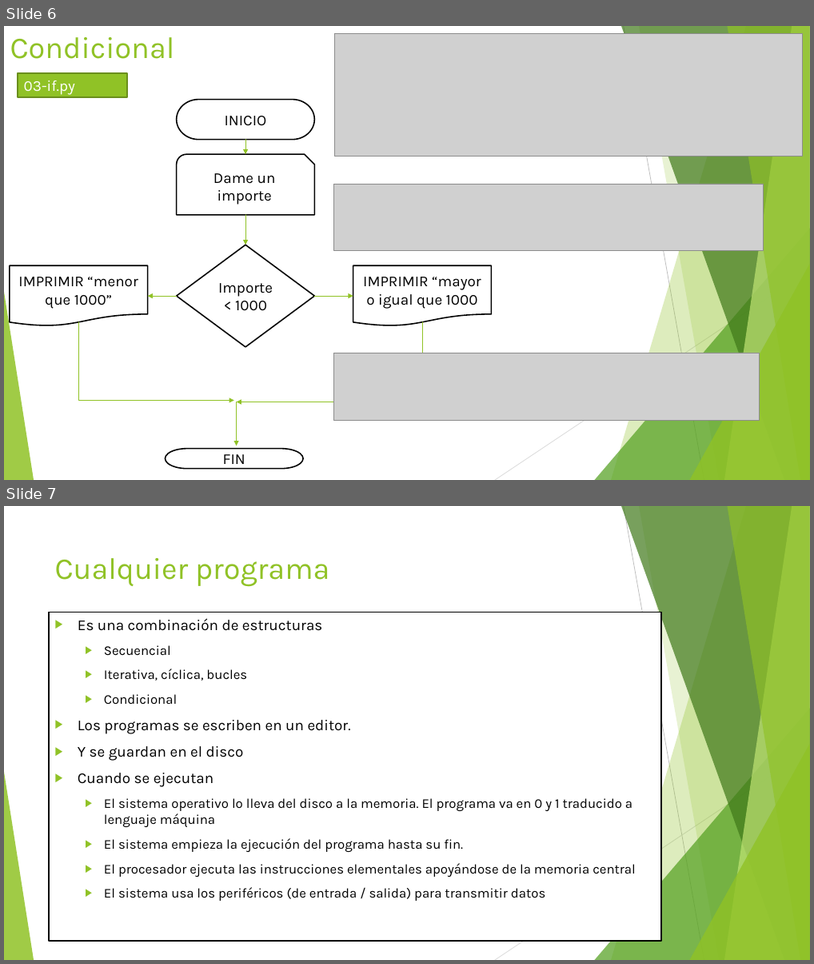
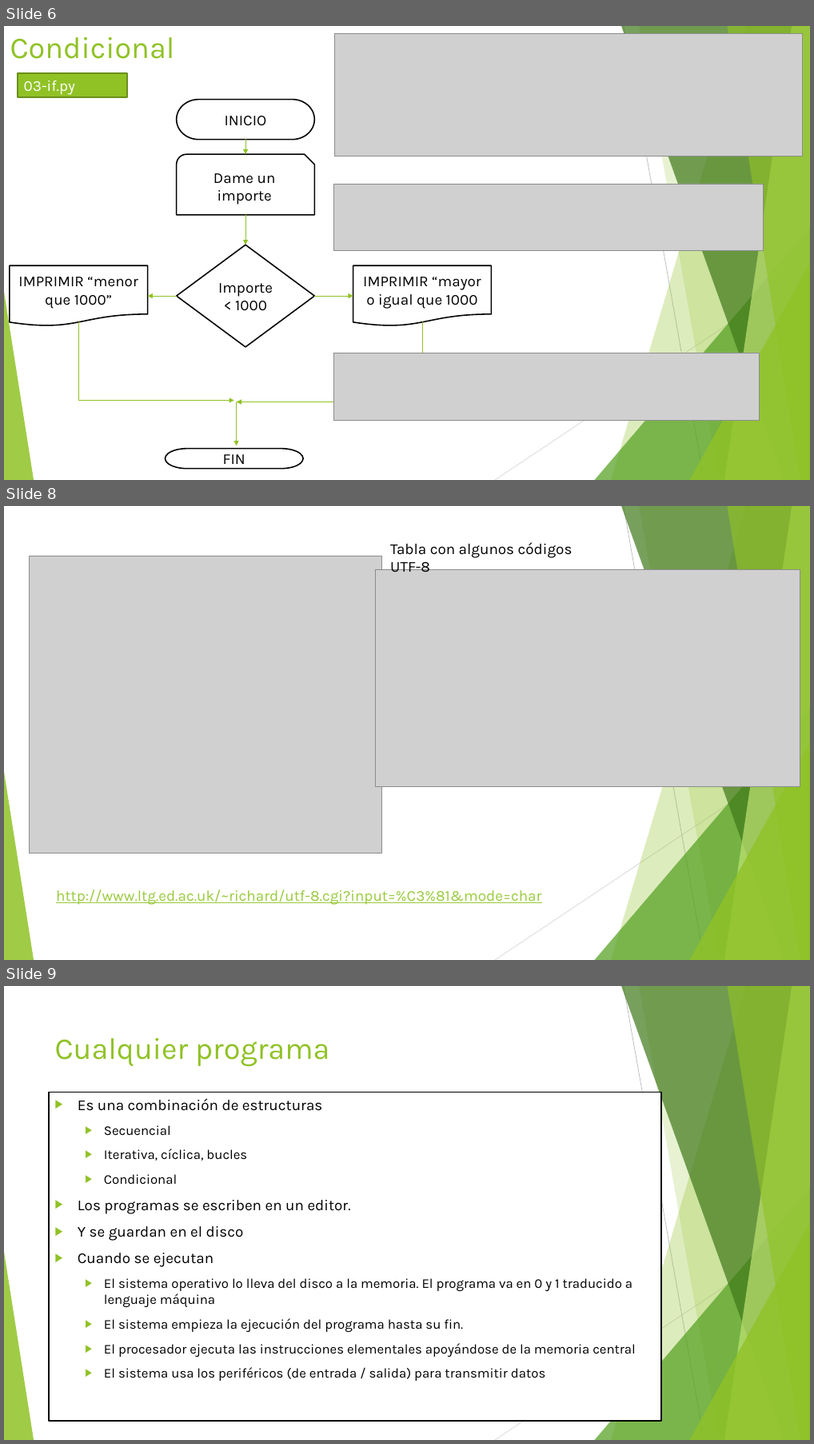
Before and after one commit to Jviejo/womentech, a slide deck: ppt/04 Cómo son los programas.pptx. Shown one above the other, each under a label of ours: slides 6 and 7 before the commit, slides 6, 8 and 9 after it; the slides between them are not shown. The pictures are 814x964 and 814x1444 pixels, drawn with LibreOffice and Linux fonts; fonts in the diff are those of the drawing; grey boxes stand for pictures. Boxes give left, top, right and bottom in pixels: in the first picture for what was removed or moved away, otherwise in the second. Text is boxed around its words. In the diff, an @@ line names an element or a change of style, - is before the commit and + after.

Commit message:
tablas de codigos

```diff
--- a/ppt/04 Cómo son los programas.pptx
+++ b/ppt/04 Cómo son los programas.pptx
@@ slide 8 added at (4, 506, 810, 960), background #FFFFFF; not listed: 10 template elements that a slide beside it also shows @@
@@ text added at (390, 542, 573, 572), 18 pt, text #000000 @@
+Tabla con algunos códigos UTF-8
@@ picture added at (30, 556, 382, 853) @@
@@ picture added at (375, 570, 801, 787) @@
@@ text added at (56, 889, 542, 904), 18 pt, text #99CA3C, underline @@
+http://www.ltg.ed.ac.uk/~richard/utf-8.cgi?input=%C3%81&mode=char
@@ what was slide 7 is now slide 9 @@
```
Also in this commit, not shown: 1 other slide added.
